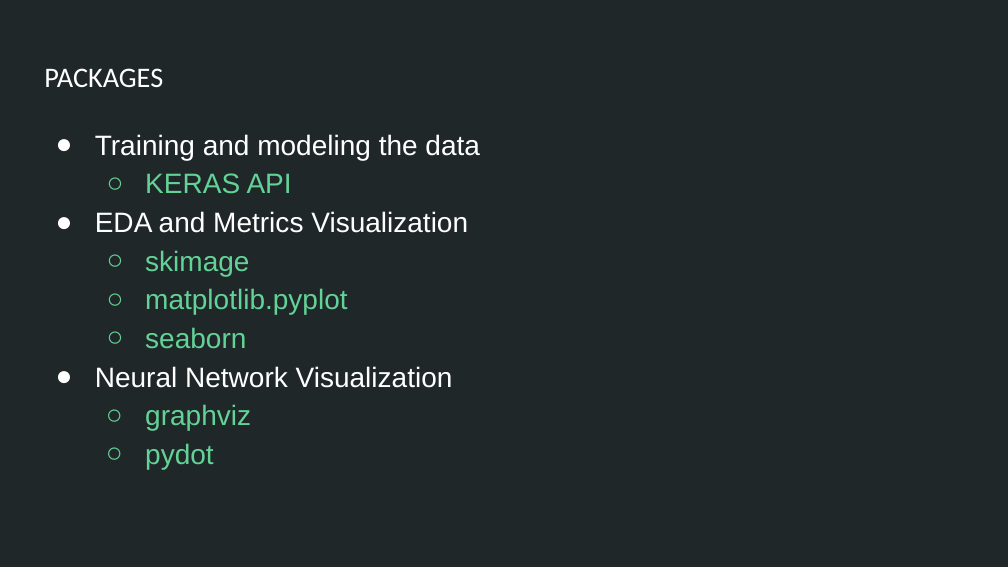
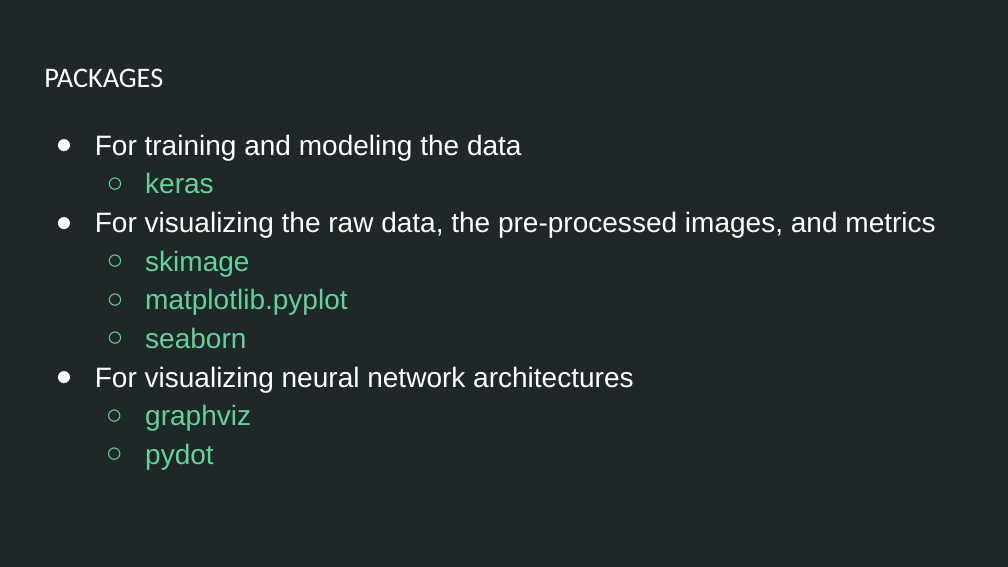
Before and after one commit to justinepicar/Art_Style_Classification, a slide deck: slide 9 of presentation/Art_Classification_ppt.pptx (slide 6 before the commit). Drawn at 1008x567 pixels with LibreOffice and Linux fonts; fonts in the diff are those of the drawing. Boxes give left, top, right and bottom in pixels: in the first picture for what was removed or moved away, otherwise in the second. Text is boxed around its words. In the diff, an @@ line names an element or a change of style, - is before the commit and + after.

```diff
--- a/presentation/Art_Classification_ppt.pptx
+++ b/presentation/Art_Classification_ppt.pptx
@@ text at (x1=95, y1=134, x2=935, y2=237): text changed @@
-● Training and modeling the data
-  ○ KERAS API
-● EDA and Metrics Visualization
+● For training and modeling the data
+  ○ keras
+  ● For visualizing the raw data, the pre-processed images, and metrics
@@ text at (x1=95, y1=366, x2=633, y2=392): text changed @@
-● Neural Network Visualization
+● For visualizing neural network architectures
```
Also in this commit, not shown: 8 other slides changed, 5 slides added, 7 other files.
